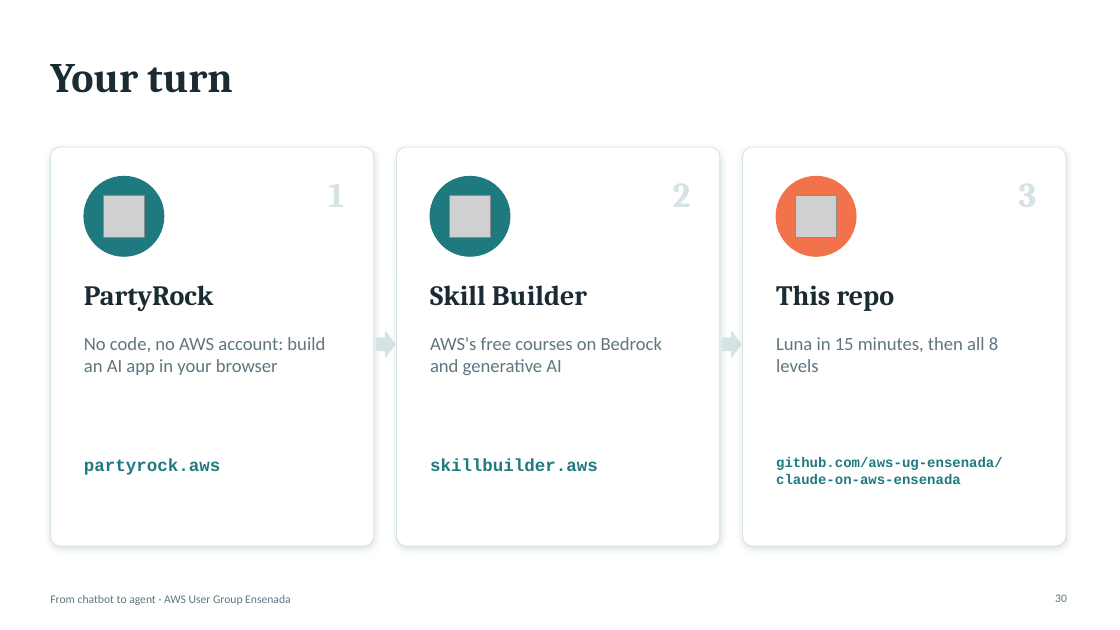
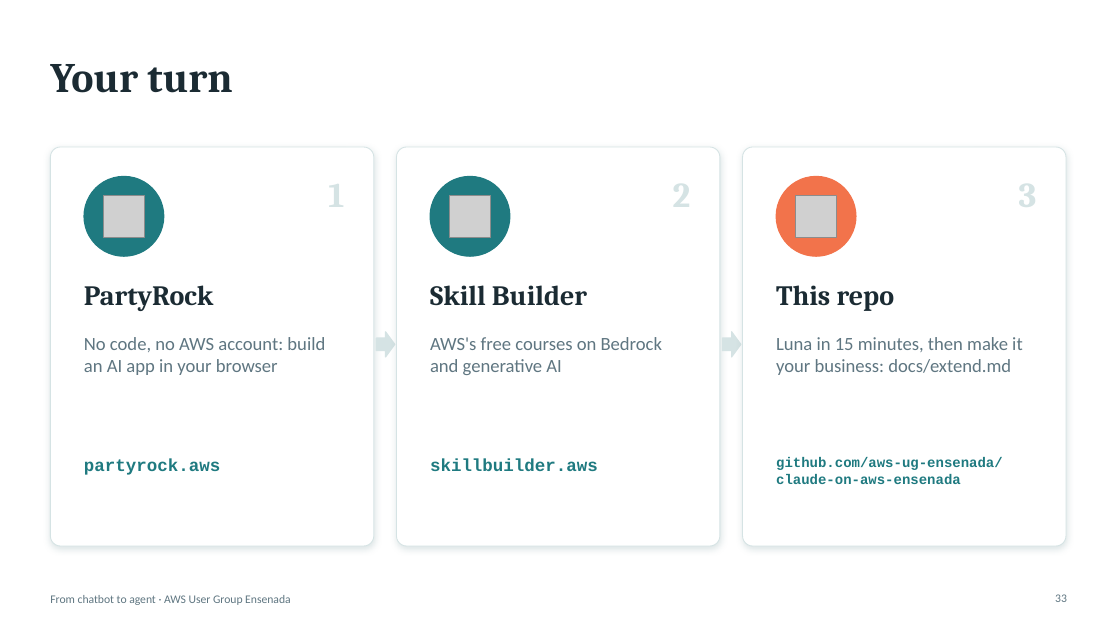
Before and after one commit to aws-ug-ensenada/claude-on-aws-ensenada, a slide deck: slide 33 of docs/slides/claude-on-aws-ensenada.pptx (slide 30 before the commit). Drawn at 1120x630 pixels with LibreOffice and Linux fonts; fonts in the diff are those of the drawing; grey boxes stand for pictures. Boxes give left, top, right and bottom in pixels: in the first picture for what was removed or moved away, otherwise in the second. Text is boxed around its words. In the diff, an @@ line names an element or a change of style, - is before the commit and + after.

```diff
--- a/docs/slides/claude-on-aws-ensenada.pptx
+++ b/docs/slides/claude-on-aws-ensenada.pptx
@@ text at (776,337,1023,375): text changed @@
-Luna in 15 minutes, then all 8 levels
+Luna in 15 minutes, then make it your business: docs/extend.md
@@ page number at (1055,594,1067,602): text changed @@
-30
+33
```
Also in this commit, not shown: 4 other slides changed, 3 slides added, 5 other files.
